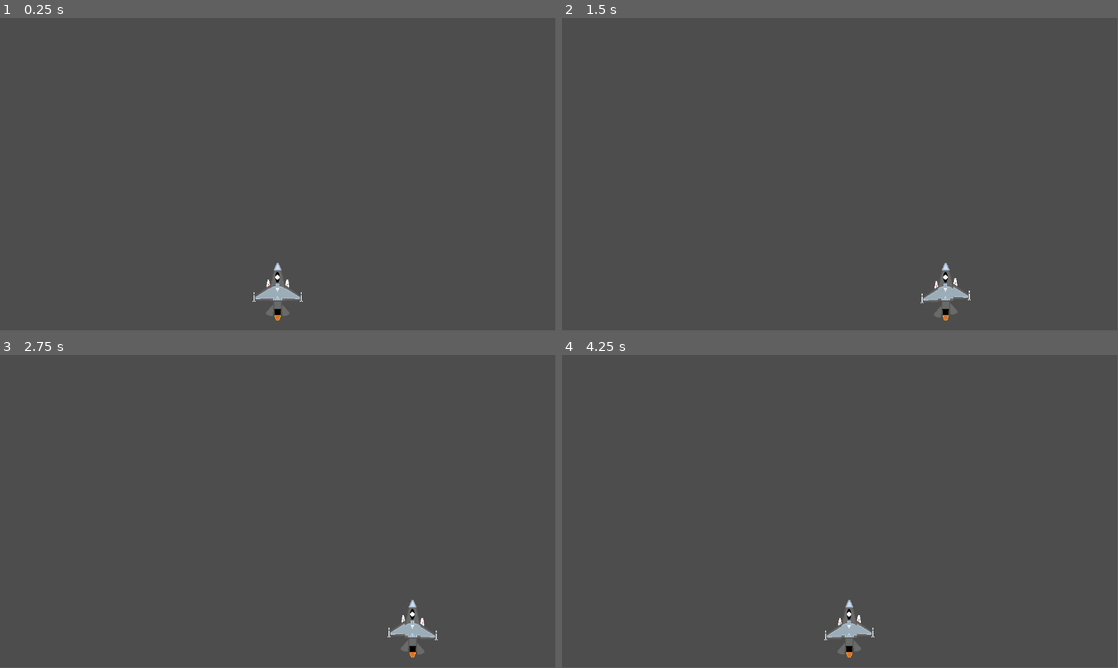
Above: before the commit, frames 1-4 (two rows, left to right).
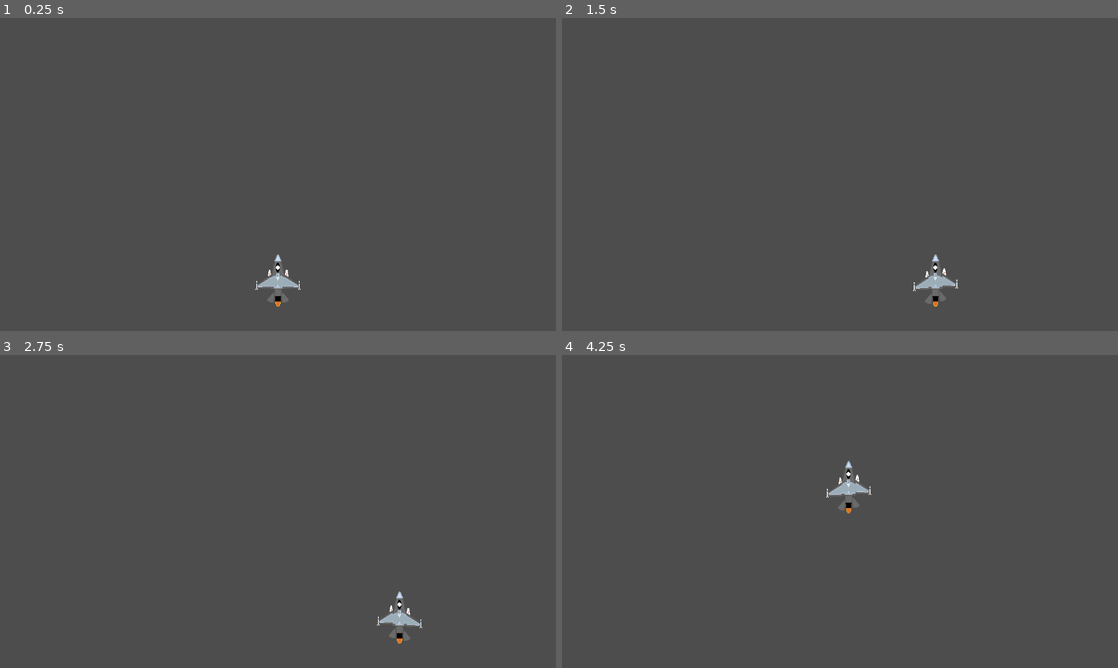
Above: after the commit, the same moments.

Repository: JRSiwiecki/20-game-challenge
Game: Godot game, scene res://scenes/game.tscn
Same seed, same stepped clock (60 frames per second), same inputs: the game is played once before the commit and once after it.
Inputs:
- Up to frame 1 (0.25 s): no input
- Up to frame 2 (1.5 s): tap Enter at 0.5 s; hold D (right) 0.53-1.28 s; hold A (left) from 1.28 s (still down)
- Up to frame 3 (2.75 s): release A (left) at 2.03 s; hold D (right) from 2.03 s (still down)
- Up to frame 4 (4.25 s): release D (right) at 2.78 s; hold W (forward, bound only after the commit) 2.78-3.53 s; hold A (left) from 3.53 s (still down)
In our replay, the window is 799x449 before the commit and 800x450 after it. These sizes can differ from the game's own. Grey fills any space a smaller window leaves; there, only what the larger window draws over its background counts as a difference.

The runs differ from the first frame. In frame 1, 0.7% of the frame differs, in the area x 45-55%, y 75-97%; in frame 2, 0.8%; in frame 3, 0.8%; in frame 4, 1.0%, in the area x 47-57%, y 33-97%.

Commit message:
Add globals, allow jet to fly forward

Diff:
--- a/3. River Raid/project.godot
+++ b/3. River Raid/project.godot
@@ -14,6 +14,15 @@
 run/main_scene="res://scenes/game.tscn"
 config/features=PackedStringArray("4.2", "Forward Plus")
 config/icon="res://icon.svg"
+
+[autoload]
+
+Globals="*res://scripts/globals.gd"
+
+[display]
+
+window/size/viewport_width=1280
+window/size/viewport_height=720
 
 [input]
 
@@ -34,3 +43,9 @@
 "events": [Object(InputEventKey,"resource_local_to_scene":false,"resource_name":"","device":-1,"window_id":0,"alt_pressed":false,"shift_pressed":false,"ctrl_pressed":false,"meta_pressed":false,"pressed":false,"keycode":0,"physical_keycode":32,"key_label":0,"unicode":32,"echo":false,"script":null)
 ]
 }
+forward={
+"deadzone": 0.5,
+"events": [Object(InputEventKey,"resource_local_to_scene":false,"resource_name":"","device":-1,"window_id":0,"alt_pressed":false,"shift_pressed":false,"ctrl_pressed":false,"meta_pressed":false,"pressed":false,"keycode":0,"physical_keycode":87,"key_label":0,"unicode":119,"echo":false,"script":null)
+, Object(InputEventKey,"resource_local_to_scene":false,"resource_name":"","device":-1,"window_id":0,"alt_pressed":false,"shift_pressed":false,"ctrl_pressed":false,"meta_pressed":false,"pressed":false,"keycode":0,"physical_keycode":4194320,"key_label":0,"unicode":0,"echo":false,"script":null)
+]
+}
--- /dev/null
+++ b/3. River Raid/scripts/globals.gd
@@ -0,0 +1,4 @@
+extends Node
+
+const MAX_SCROLL_SPEED : float = 500.0
+var scroll_speed : float = 300.0
--- a/3. River Raid/scripts/jet.gd
+++ b/3. River Raid/scripts/jet.gd
@@ -11,6 +11,9 @@
 func _physics_process(delta: float) -> void:
 	velocity = Vector2(0, 0)
 
+	if Input.is_action_pressed("forward"):
+		velocity.y -= speed
+
 	if Input.is_action_pressed("left"):
 		velocity.x += -speed
 		animation.play("lean_left")
